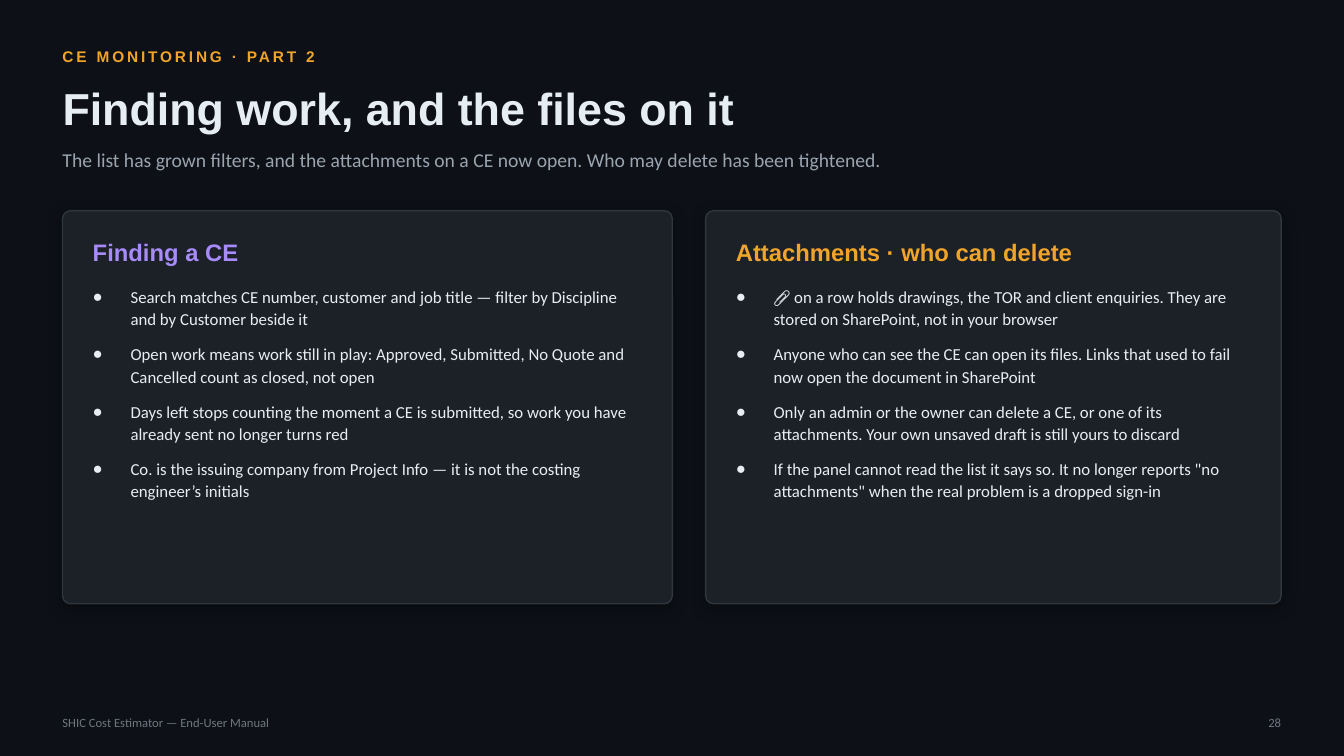
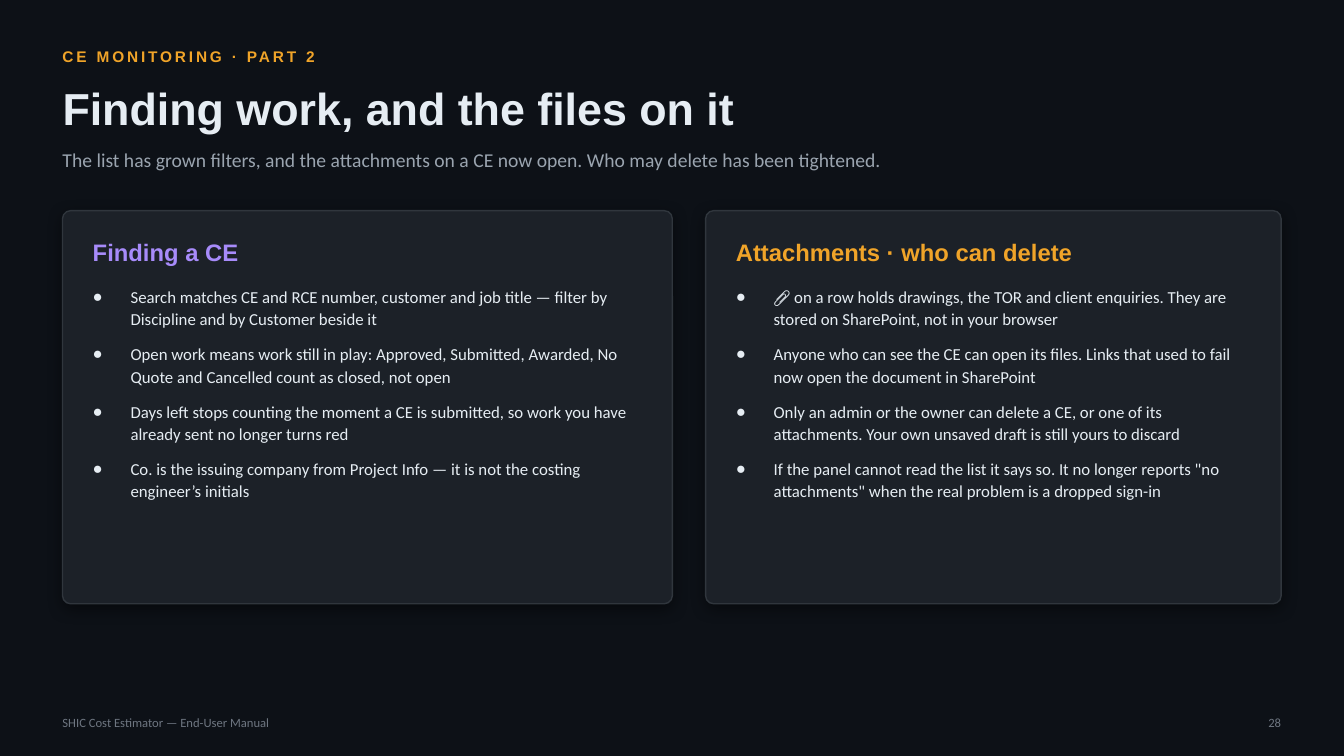
Before and after one commit to SYNERCORE/CostEstimation, a slide deck: slide 28 of docs/SHIC-Cost-Estimator-User-Manual.pptx. Drawn at 1344x756 pixels with LibreOffice and Linux fonts; fonts in the diff are those of the drawing. Boxes give left, top, right and bottom in pixels: in the first picture for what was removed or moved away, otherwise in the second. Text is boxed around its words. In the diff, an @@ line names an element or a change of style, - is before the commit and + after.

```diff
--- a/docs/SHIC-Cost-Estimator-User-Manual.pptx
+++ b/docs/SHIC-Cost-Estimator-User-Manual.pptx
@@ text at (131,291,618,386): text changed @@
-● Search matches CE number, customer and job title — filter by Discipline and by Customer beside it
-● Open work means work still in play: Approved, Submitted, No Quote and Cancelled count as closed, not open
+● Search matches CE and RCE number, customer and job title — filter by Discipline and by Customer beside it
+● Open work means work still in play: Approved, Submitted, Awarded, No Quote and Cancelled count as closed, not open
```
Also in this commit, not shown: 4 other slides changed.
